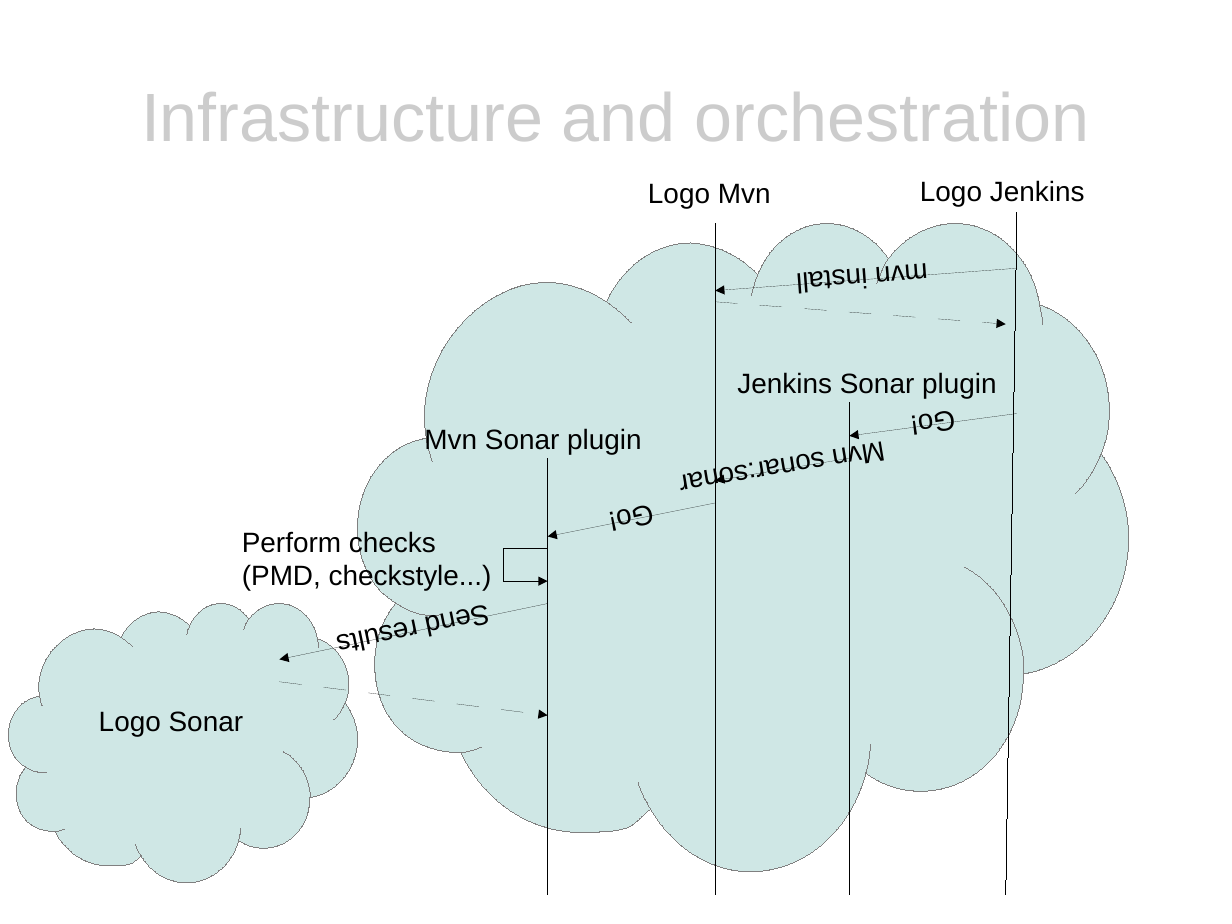
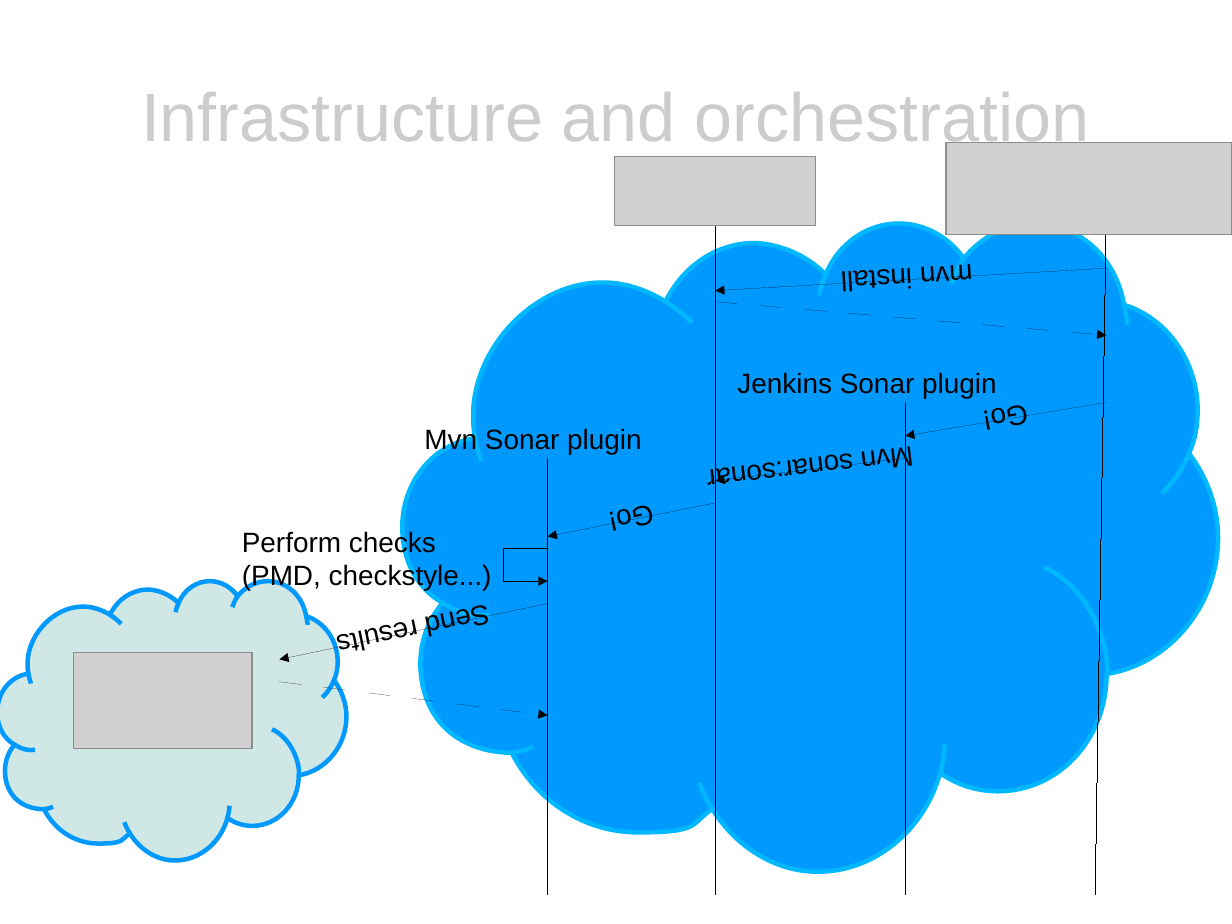
Before and after one commit to eclipse/recommenders, a slide deck: slide 7 of presentation/presentation.odp. Drawn at 1232x924 pixels with LibreOffice and Linux fonts; fonts in the diff are those of the drawing; grey boxes stand for pictures. Boxes give left, top, right and bottom in pixels: in the first picture for what was removed or moved away, otherwise in the second. Text is boxed around its words. In the diff, an @@ line names an element or a change of style, - is before the commit and + after.

Commit message:
Presentation WIP

```diff
--- a/presentation/presentation.odp
+++ b/presentation/presentation.odp
@@ picture added at [946, 143, 1232, 235] @@
@@ picture added at [615, 157, 816, 225] @@
@@ text removed at [648, 183, 771, 208] @@
-Logo Mvn
@@ text removed at [920, 180, 1085, 206] @@
-Logo Jenkins
@@ freeform shape: place and size @@
-freeform shape at [358, 224, 1129, 872]
+freeform shape at [402, 224, 1219, 872]
@@ freeform shape at [402, 224, 1219, 872]: fill #CFE7E5 to #0099FF; outline #808080 0 pt to #00B8FF 2.89 pt @@
@@ line moved from (1017, 212) - (1006, 894) to (1107, 212) - (1096, 894) @@
@@ line "mvn install": place and size @@
-line "mvn install" at [715, 268, 1017, 291]
+line "mvn install" at [715, 268, 1107, 291]
@@ arrow moved from (715, 302) - (1006, 324) to (715, 302) - (1107, 335) @@
@@ line "Go!": place and size @@
-line "Go!" at [850, 414, 1017, 436]
+line "Go!" at [906, 402, 1107, 436]
@@ line moved from (850, 402) - (850, 894) to (906, 402) - (906, 894) @@
@@ line "Mvn sonar:sonar": place and size @@
-line "Mvn sonar:sonar" at [715, 458, 850, 481]
+line "Mvn sonar:sonar" at [715, 458, 906, 481]
@@ freeform shape added at [0, 581, 347, 861], fill #CFE7E5, outline #0099FF 2.89 pt @@
@@ freeform shape removed at [9, 604, 358, 883] @@
-Logo Sonar
@@ picture added at [74, 653, 253, 749] @@
```
Also in this commit, not shown: 5 other slides changed, 11 other files.
